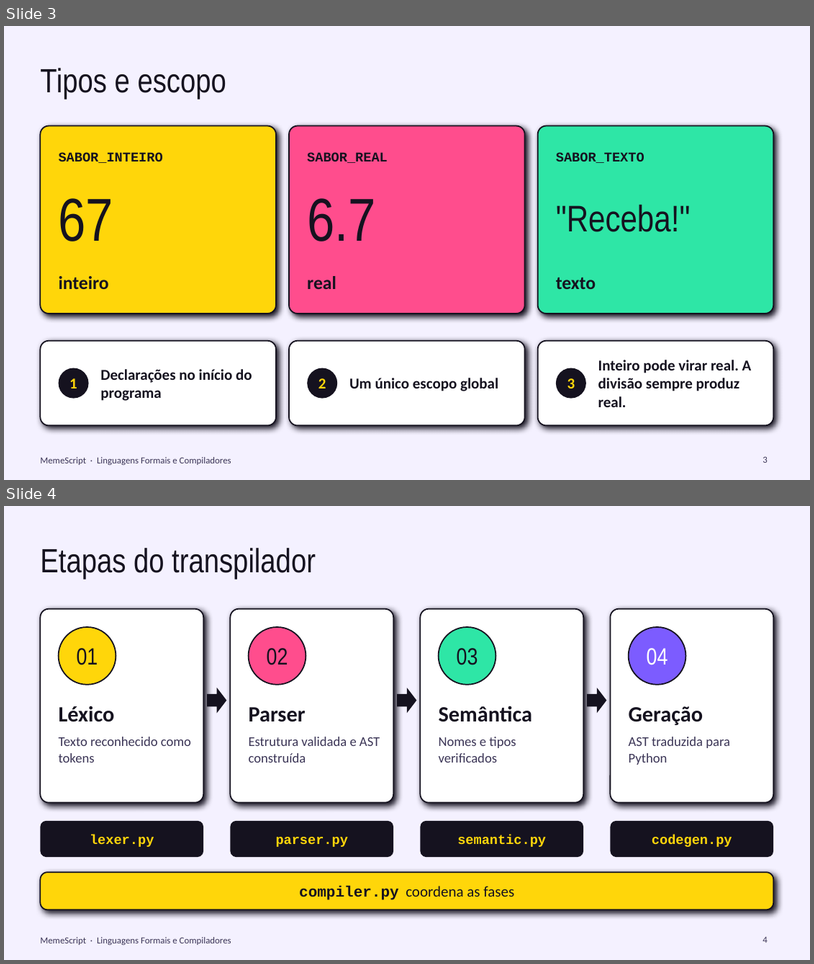
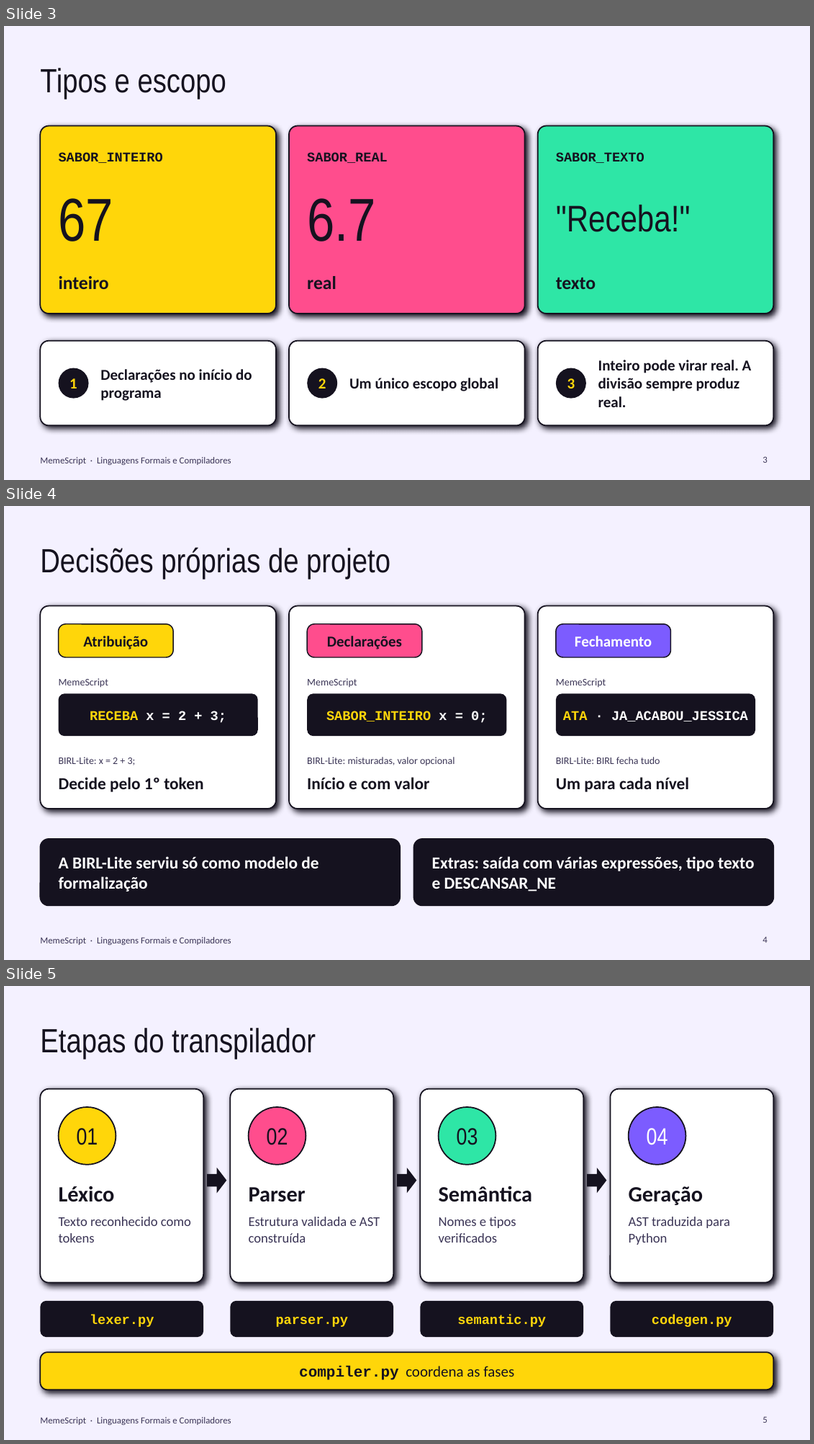
Before and after one commit to frosipedro/MemeScript, a slide deck: docs/apresentacao.pptx. Shown one above the other, each under a label of ours: slides 3 and 4 before the commit, slides 3, 4 and 5 after it. The pictures are 814x964 and 814x1444 pixels, drawn with LibreOffice and Linux fonts; fonts in the diff are those of the drawing. Boxes give left, top, right and bottom in pixels: in the first picture for what was removed or moved away, otherwise in the second. Text is boxed around its words. In the diff, an @@ line names an element or a change of style, - is before the commit and + after.

```diff
--- a/docs/apresentacao.pptx
+++ b/docs/apresentacao.pptx
@@ slide 4 added at box(4, 506, 810, 960), background #F4F1FF; not listed: 1 template element that a slide beside it also shows @@
@@ title added at box(40, 547, 391, 579), 40 pt, text #15121F @@
+Decisões próprias de projeto
@@ rounded rectangle added at box(40, 606, 276, 808), fill #FFFFFF, outline #15121F 1.5 pt @@
@@ rounded rectangle added at box(289, 606, 525, 808), fill #FFFFFF, outline #15121F 1.5 pt @@
@@ rounded rectangle added at box(538, 606, 774, 808), fill #FFFFFF, outline #15121F 1.5 pt @@
@@ rounded rectangle added at box(59, 624, 173, 657), fill #FFD60A, outline #15121F 1.25 pt @@
@@ rounded rectangle added at box(307, 624, 422, 657), fill #FF4D8D, outline #15121F 1.25 pt @@
@@ rounded rectangle added at box(556, 624, 671, 657), fill #7C5CFF, outline #15121F 1.25 pt @@
@@ text added at box(83, 636, 148, 649), 18 pt, text #15121F, bold @@
+Atribuição
@@ text added at box(327, 636, 402, 649), 18 pt, text #15121F, bold @@
+Declarações
@@ text added at box(575, 636, 652, 646), 18 pt, text #FFFFFF, bold @@
+Fechamento
@@ text added at box(59, 678, 108, 687), 12 pt, text #3B3556 @@
+MemeScript
@@ text added at box(307, 678, 357, 687), 12 pt, text #3B3556 @@
+MemeScript
@@ text added at box(556, 678, 606, 687), 12 pt, text #3B3556 @@
+MemeScript
@@ rounded rectangle added at box(59, 693, 258, 736), fill #15121F @@
@@ rounded rectangle added at box(307, 693, 507, 736), fill #15121F @@
@@ rounded rectangle added at box(556, 693, 756, 736), fill #15121F @@
@@ text added at box(90, 710, 226, 723), 16 pt, text #FFD60A, bold @@
+RECEBA x = 2 + 3;
@@ text added at box(327, 710, 487, 723), 16 pt, text #FFD60A, bold @@
+SABOR_INTEIRO x = 0;
@@ text added at box(563, 710, 748, 721), 16 pt, text #FFFFFF, bold @@
+ATA · JA_ACABOU_JESSICA
@@ text added at box(59, 757, 136, 765), 12 pt, text #3B3556 @@
+BIRL-Lite: x = 2 + 3;
@@ text added at box(307, 757, 455, 765), 12 pt, text #3B3556 @@
+BIRL-Lite: misturadas, valor opcional
@@ text added at box(556, 757, 661, 764), 12 pt, text #3B3556 @@
+BIRL-Lite: BIRL fecha tudo
@@ text added at box(59, 777, 203, 792), 20 pt, text #15121F, bold @@
+Decide pelo 1º token
@@ text added at box(307, 777, 430, 789), 20 pt, text #15121F, bold @@
+Início e com valor
@@ text added at box(556, 777, 690, 792), 20 pt, text #15121F, bold @@
+Um para cada nível
@@ rounded rectangle added at box(40, 839, 400, 906), fill #15121F, outline #15121F 1.5 pt @@
@@ rounded rectangle added at box(414, 839, 774, 906), fill #15121F, outline #15121F 1.5 pt @@
@@ text added at box(59, 856, 319, 891), 20 pt, text #FFFFFF, bold @@
+A BIRL-Lite serviu só como modelo de formalização
@@ text added at box(432, 856, 754, 891), 20 pt, text #FFFFFF, bold @@
+Extras: saída com várias expressões, tipo texto e DESCANSAR_NE
@@ page number added at box(763, 937, 767, 942), 11 pt, text #3B3556 @@
+4
@@ what was slide 4 is now slide 5 @@
@@ page number at box(763, 1416, 767, 1422): text changed @@
-4
+5
```
Also in this commit, not shown: 2 slides changed, 1 other slide added.
